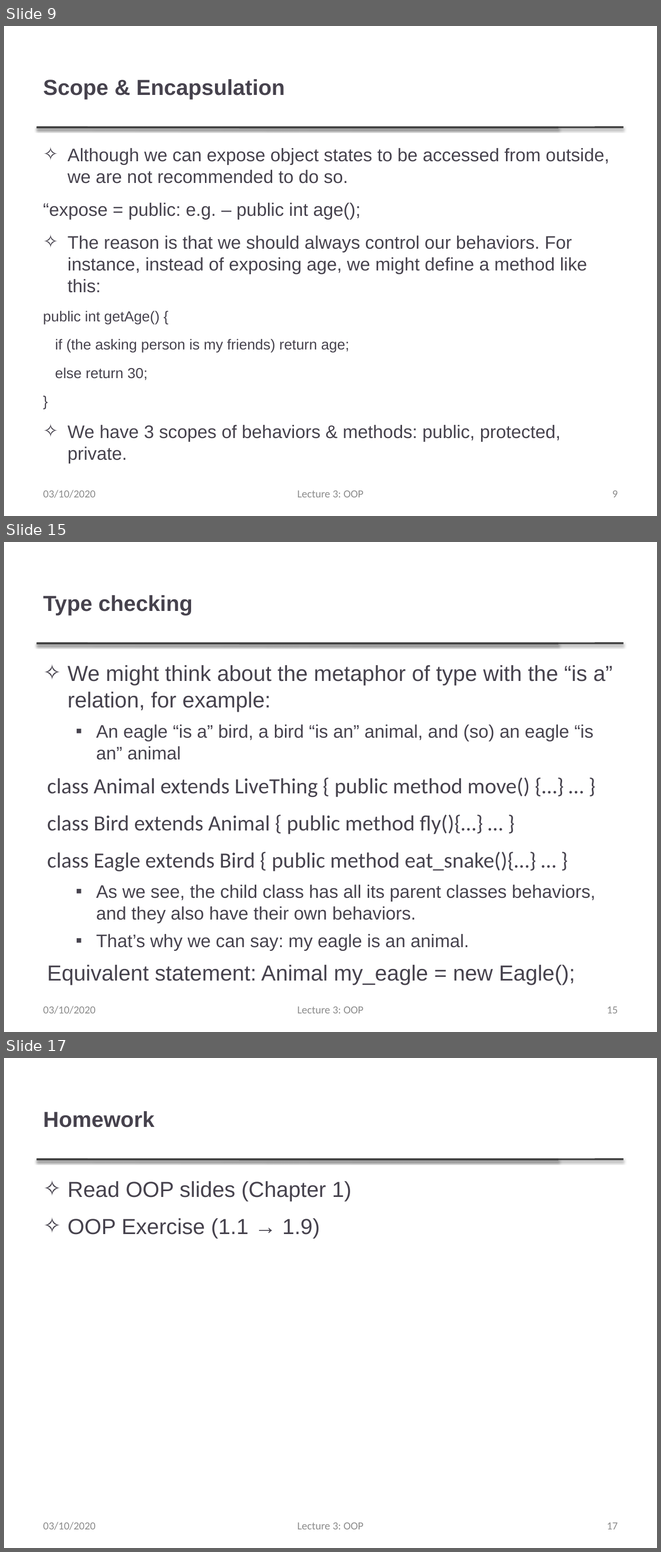
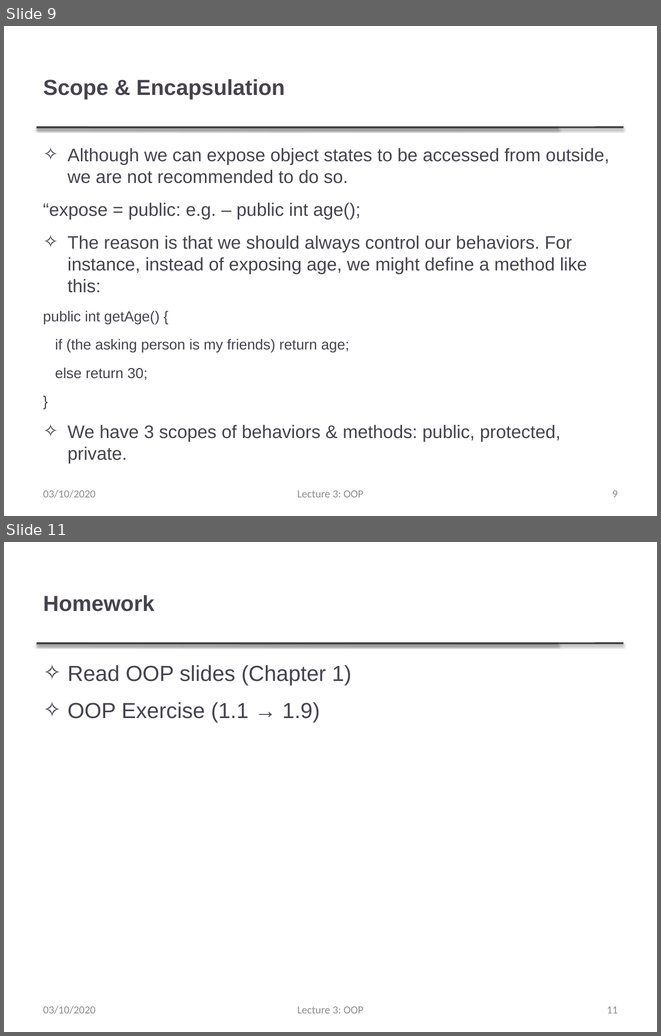
Before and after one commit to thanqminh/thanqminh.github.io, a slide deck: courses/oopjava/lecture3.pptx. Shown one above the other, each under a label of ours: slides 9, 15 and 17 before the commit, slides 9 and 11 after it; the slides between them are not shown. The pictures are 661x1552 and 661x1036 pixels, drawn with LibreOffice and Linux fonts; fonts in the diff are those of the drawing. Boxes give left, top, right and bottom in pixels: in the first picture for what was removed or moved away, otherwise in the second. Text is boxed around its words. In the diff, an @@ line names an element or a change of style, - is before the commit and + after.

```diff
--- a/courses/oopjava/lecture3.pptx
+++ b/courses/oopjava/lecture3.pptx
@@ slide 15 removed at [4,542,657,1032], background #FFFFFF; not listed: 2 template elements that a slide beside it also shows @@
@@ title removed at [43,595,193,615] @@
-Type checking
@@ text removed at [47,665,612,985] @@
-✧ We might think about the metaphor of type with the “is a” relation, for example:
-  ▪ An eagle “is a” bird, a bird “is an” animal, and (so) an eagle “is an” animal
-class Animal extends LiveThing { public method move() {…} … }
-class Bird extends Animal { public method fly(){…} … }
-class Eagle extends Bird { public method eat_snake(){…} … }
-  ▪ As we see, the child class has all its parent classes behaviors, and they also have their own behaviors.
-  ▪ That’s why we can say: my eagle is an animal.
-Equivalent statement: Animal my_eagle = new Eagle();
@@ text removed at [43,1006,96,1014] @@
-03/10/2020
@@ text removed at [297,1006,364,1013] @@
-Lecture 3: OOP
@@ page number removed at [607,1006,618,1013] @@
-15
@@ what was slide 17 is now slide 11 @@
@@ page number at [607,1006,618,1013]: text changed @@
-17
+11
```
Also in this commit, not shown: 3 slides changed, 5 other slides removed, 1 other file.
